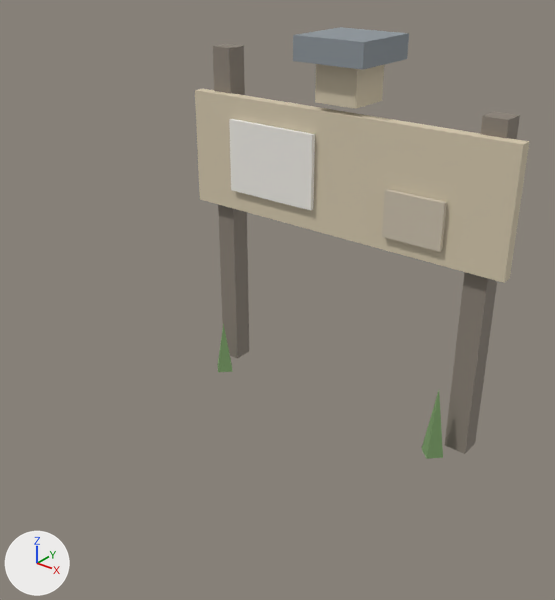
The FBX model Assets/Machi/Resources/Town/station_sign_s0.fbx: old version first, new version second.
Rendered twice from a camera (50 mm lens) standing at (2.69, -4.08, 3.13) and looking at (0.07, -0.8, 1.1). Arrows for +X, +Y and +Z are at lower left; the lights stay in place. The picture after the commit comes second. Where no turn or scale is listed for an object, it has been applied to the vertices.

Before the edit, the objects in view are built like this:
```python
me_station_sign_s0 = bpy.data.meshes.new('station_sign_s0')
me_station_sign_s0.from_pydata(...)  # 66 vertices, 52 faces; spans x -1.2..1.2, y -0.33..0.25, z 0.0..2.55
me_station_sign_s0.materials.append(mat_m_townpalette)  # picture img_t_townpalette_png
ob_station_sign_s0 = bpy.data.objects.new('station_sign_s0', me_station_sign_s0)
ob_station_sign_s0.location = (0.0, 0.0, 0.0)
```
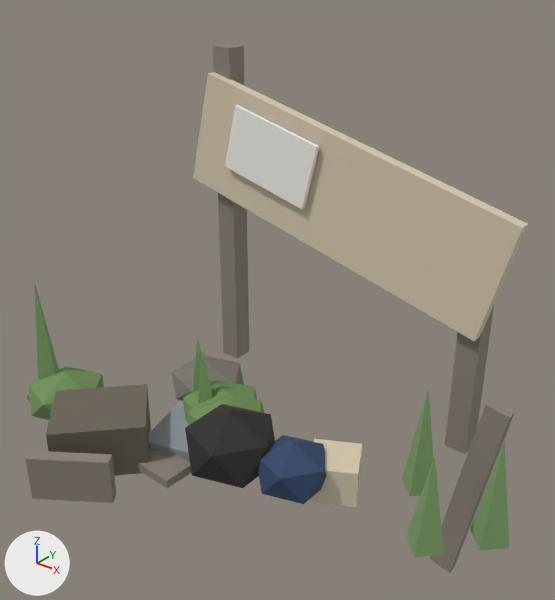
Edits to the bpy script that builds the scene:
```text
Change me_station_sign_s0:
    remove me_station_sign_s0.from_pydata(...)  # 66 vertices, 52 faces; spans x -1.2..1.2, y -0.33..0.25, z 0.0..2.55
    add me_station_sign_s0.from_pydata(...)  # 182 vertices, 210 faces; spans x -1.7..1.66, y -2.13..0.08, z -0.57..2.4
    me_station_sign_s0 part 1: the loose piece of 8 vertices spanning x -0.15..0.15, y -0.15..0.15, z 2.15..2.4 is turned 28.6 degrees about the z axis through its middle, then moved by (0.6, -0.9, -2.15)
    me_station_sign_s0 part 2: a new loose piece, an icosphere of 20 faces spanning x -0.25..0.32, y -1.48..-0.93, z -0.01..0.51, in mat_m_townpalette (picture img_t_townpalette_png)
    me_station_sign_s0 part 3: a new loose piece, an icosphere of 20 faces spanning x 0.21..0.66, y -1.32..-0.89, z 0.0..0.4, in mat_m_townpalette (picture img_t_townpalette_png)
    me_station_sign_s0 part 4: a new loose piece, an icosphere of 20 faces spanning x -1.01..-0.47, y -0.86..-0.35, z -0.03..0.27, in mat_m_townpalette (picture img_t_townpalette_png)
    me_station_sign_s0 part 5: the loose piece of 5 vertices spanning x -0.98..-0.82, y -0.33..-0.17, z 0.0..0.4 is scaled about its middle by (1.5, 1.5, 1.59), then moved by (0.46, -0.69, 0.12)
    me_station_sign_s0 part 6: a new loose piece, an icosphere of 20 faces spanning x -0.51..0.03, y -1.2..-0.69, z -0.03..0.33, in mat_m_townpalette (picture img_t_townpalette_png)
    me_station_sign_s0 part 7: the loose piece of 5 vertices spanning x 0.82..0.98, y -0.28..-0.12, z 0.0..0.5 is scaled about its middle by (1.5, 1.5, 1.43), then moved by (0.1, -0.36, 0.11)
    me_station_sign_s0 part 8: the loose piece of 5 vertices spanning x -0.98..-0.82, y -0.33..-0.17, z 0.0..0.4 is copied, and the copy is scaled about its middle by (1.5, 1.5, 2.42), then moved by (-0.66, -1.15, 0.28); it spans x -1.68..-1.44, y -1.52..-1.28, z 0.0..0.97
    me_station_sign_s0 part 9: a new loose piece, an icosphere of 20 faces spanning x -1.62..-1.09, y -1.65..-1.14, z -0.03..0.33, in mat_m_townpalette (picture img_t_townpalette_png)
    me_station_sign_s0 part 10: the loose piece of 5 vertices spanning x 0.82..0.98, y -0.28..-0.12, z 0.0..0.5 is copied, and the copy is scaled about its middle by (1.5, 1.5, 1.23), then moved by (0.38, -0.78, 0.06); it spans x 1.16..1.4, y -1.1..-0.86, z 0.0..0.62
    me_station_sign_s0 part 11: the loose piece of 5 vertices spanning x -0.98..-0.82, y -0.33..-0.17, z 0.0..0.4 is copied, and the copy is scaled about its middle by (1.5, 1.5, 1.64), then moved by (0.32, -0.6, 0.13); it spans x -0.7..-0.46, y -0.97..-0.73, z 0.0..0.66
    me_station_sign_s0 part 12: a new loose piece, an icosphere of 20 faces spanning x -0.65..-0.11, y -1.1..-0.59, z -0.03..0.33, in mat_m_townpalette (picture img_t_townpalette_png)
    me_station_sign_s0 part 13: the loose piece of 5 vertices spanning x 0.82..0.98, y -0.28..-0.12, z 0.0..0.5 is copied, and the copy is scaled about its middle by (1.5, 1.5, 1.35), then moved by (0.64, -0.51, 0.09); it spans x 1.42..1.66, y -0.83..-0.59, z 0.0..0.68
    me_station_sign_s0 part 14: the loose piece of 8 vertices spanning x -1.2..1.2, y -0.14..-0.06, z 1.3..2.1 is rebuilt with 8 vertices and now spans x -1.26..1.26, y -0.14..-0.06, z 0.87..2.23
    me_station_sign_s0 part 15: the loose piece of 8 vertices spanning x -0.85..-0.15, y -0.17..-0.14, z 1.45..1.95 is rebuilt with 8 vertices and now spans x -0.89..-0.11, y -0.18..-0.15, z 1.45..2.05
    me_station_sign_s0 part 16: the loose piece of 8 vertices spanning x 0.4..0.8, y -0.17..-0.14, z 1.4..1.7 is deleted
    me_station_sign_s0 part 17: the loose piece of 8 vertices spanning x -0.25..0.25, y -0.25..0.25, z 2.4..2.55 is deleted
    me_station_sign_s0 part 18: 32 vertices added at x -1.7..-0.09, y -2.13..-0.79, z 0.0..0.35
    me_station_sign_s0 part 19: 12 vertices added at x 0.93..1.49, y -0.53..0.08, z -0.57..1.1
    me_station_sign_s0 part 20: 4 vertices removed from x 0.93..1.08, y -0.07..0.08, z 2.2
```

Pixel boxes [x1, y1, x2, y2] of what changed, in the pictures (555 x 600 px; the box of a moved part takes in the faces that stretch with it):
'station_sign_s0', reshaped (50% wider, 22% taller)
    before: [195, 27, 529, 459]
    after: [25, 44, 528, 572]
part 1 of me_station_sign_s0, moved or reshaped
    before: [315, 64, 384, 109]
    after: [307, 439, 362, 507]
part 2 of me_station_sign_s0, added
    after: [185, 404, 275, 488]
part 3 of me_station_sign_s0, added (blue)
    after: [258, 435, 326, 504]
part 4 of me_station_sign_s0, added
    after: [172, 355, 244, 401]
part 5 of me_station_sign_s0, moved or reshaped
    before: [218, 324, 233, 372]
    after: [198, 352, 212, 404]
part 6 of me_station_sign_s0, added (green)
    after: [187, 397, 264, 425]
part 7 of me_station_sign_s0, moved or reshaped
    before: [422, 391, 443, 459]
    after: [402, 389, 434, 496]
part 8 of me_station_sign_s0, added (green)
    after: [35, 285, 59, 380]
part 9 of me_station_sign_s0, added (green)
    after: [29, 366, 104, 420]
part 10 of me_station_sign_s0, added (green)
    after: [406, 456, 444, 557]
part 11 of me_station_sign_s0, added
    after: [192, 335, 202, 393]
part 12 of me_station_sign_s0, added (green)
    after: [183, 379, 257, 423]
part 13 of me_station_sign_s0, added (green)
    after: [470, 441, 509, 550]
part 14 of me_station_sign_s0, rebuilt (38% taller)
    before: [195, 89, 529, 283]
    after: [193, 72, 528, 341]
part 15 of me_station_sign_s0, rebuilt (9% wider, 13% taller)
    before: [229, 119, 315, 211]
    after: [225, 105, 319, 209]
part 16 of me_station_sign_s0, deleted
    before: [382, 189, 447, 252]
part 17 of me_station_sign_s0, deleted
    before: [293, 27, 409, 70]
part 18 of me_station_sign_s0, added
    after: [25, 384, 191, 503]
part 19 of me_station_sign_s0, added
    after: [430, 306, 514, 572]
part 20 of me_station_sign_s0, deleted
    before: [445, 111, 520, 454]
